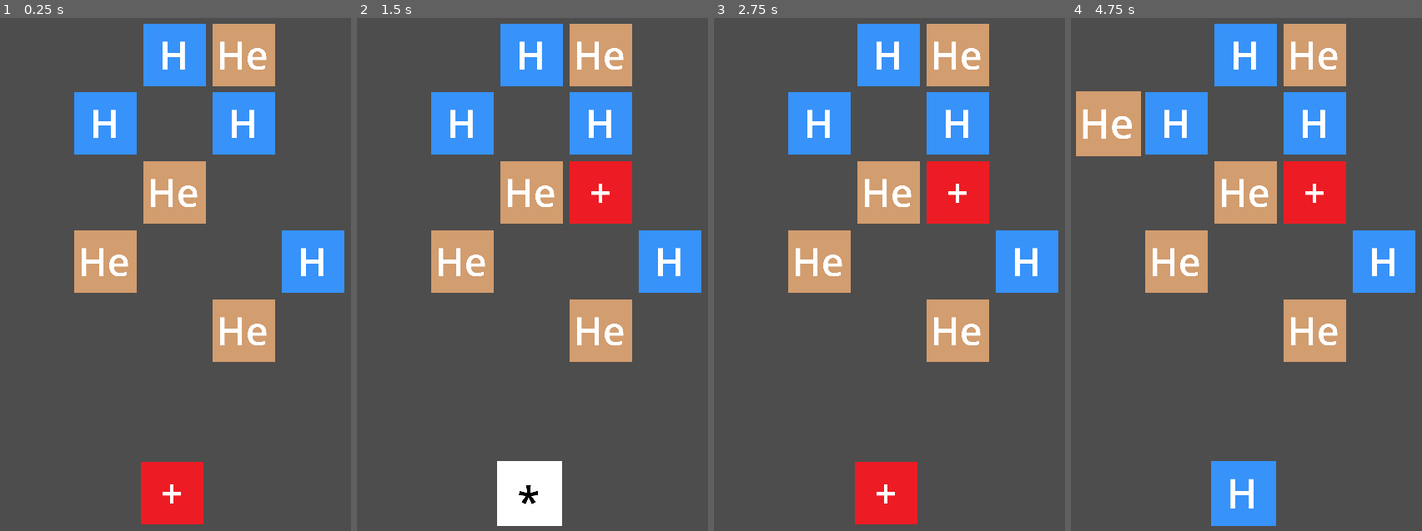
Above: before the commit, frames 1-4 (left to right).
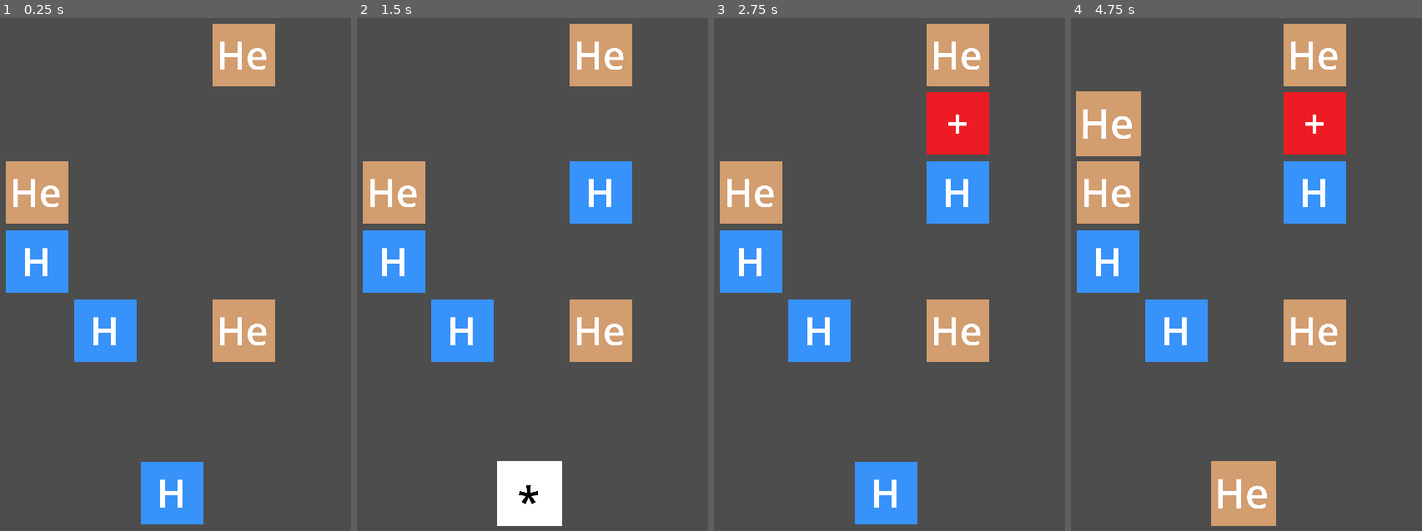
Above: after the commit, the same moments.

Repository: Ultree1/Moleculo
Game: Godot game, scene res://scenes/game_window.tscn
Same seed, same stepped clock (60 frames per second), same inputs: the game is played once before the commit and once after it.
Inputs (mouse positions are in pixels of both pictures, inside the frame that each line leads up to):
- Up to frame 1 (0.25 s): no input
- Up to frame 2 (1.5 s): tap Enter at 0.5 s; move the mouse to (613, 207) at 0.52 s; click (613, 207) at 0.6 s; tap Space at 1.25 s; move the mouse to (455, 274) at 1.27 s; tap E (key_e) at 1.35 s
- Up to frame 3 (2.75 s): click (812, 274) at 1.55 s; move the mouse to (924, 94) at 2.02 s; tap Q (key_q) at 2.1 s; click (924, 94) at 2.3 s
- Up to frame 4 (4.75 s): tap Enter at 2.75, 4.25 s; move the mouse to (1225, 371) at 2.77 s; tap R (key_r) at 2.85 s; click (1225, 371) at 3.05 s; tap Space at 3.5 s; move the mouse to (1355, 341) at 3.52 s; tap W (key_w) at 3.6 s; click (1355, 341) at 3.8 s; move the mouse to (1130, 141) at 4.27 s; tap 2 (select_helium) at 4.35 s; click (1130, 141) at 4.55 s

The runs differ from the first frame. In frame 1, 22% of the frame differs, in the area x 1-99%, y 1-99%; in frame 2, 22%; in frame 3, 24%; in frame 4, 24%, in the area x 1-99%, y 1-100%.

Commit message:
Update Grid.gd

Diff:
--- a/scripts/Grid.gd
+++ b/scripts/Grid.gd
@@ -39,6 +39,7 @@
 
 var held_atom = random_atom()
 var held_atom_instance
+var lowest_atom_value = 1
 # Called when the node enters the scene tree for the first time.
 func _ready() -> void:
 	held_atom = random_atom()
@@ -129,7 +130,7 @@
 
 
 func random_atom():
-	var rand = floor(randf_range(0,2))
+	var rand = floor(randf_range(0,3))
 	var atom = possible_atoms[rand]
 	return atom
 
@@ -139,7 +140,7 @@
 			#choose a random number and store it
 			var rand = floor(randf_range(0,starting_atoms.size()))
 			#Instance piece from array
-			if randi_range(1, 2) == 1:
+			if randi_range(1, 5) == 1:
 				var atom = starting_atoms[rand].instantiate()
 				add_child(atom)
 				atom.position = grid_to_pixel(i, j)
